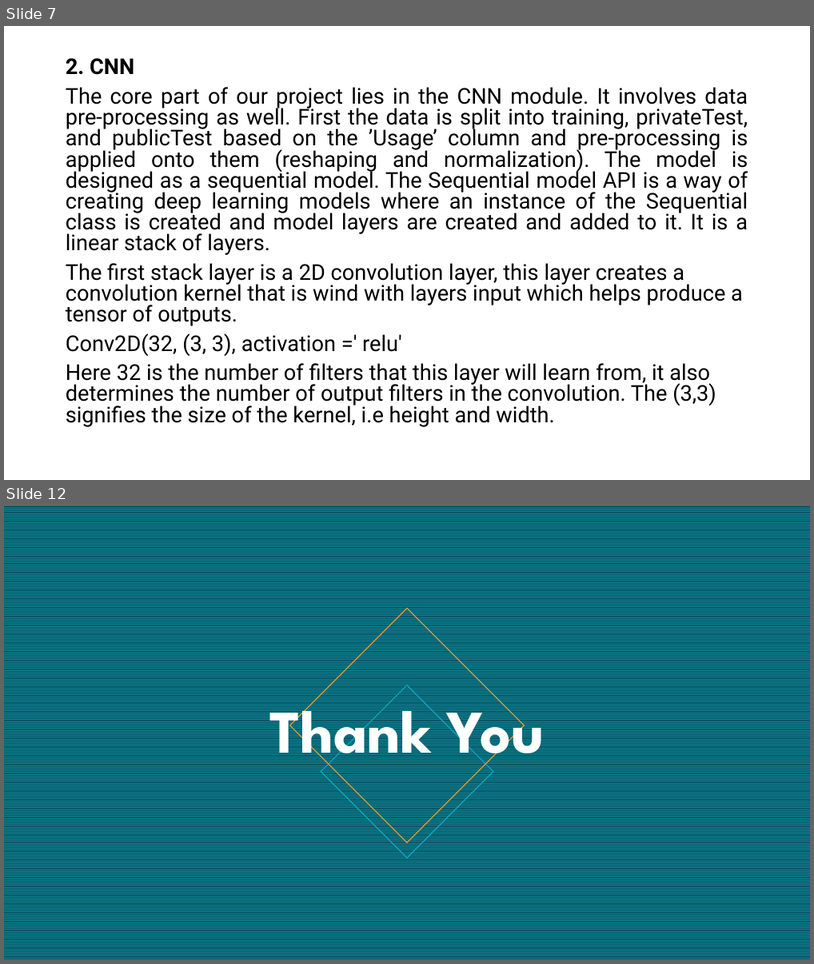
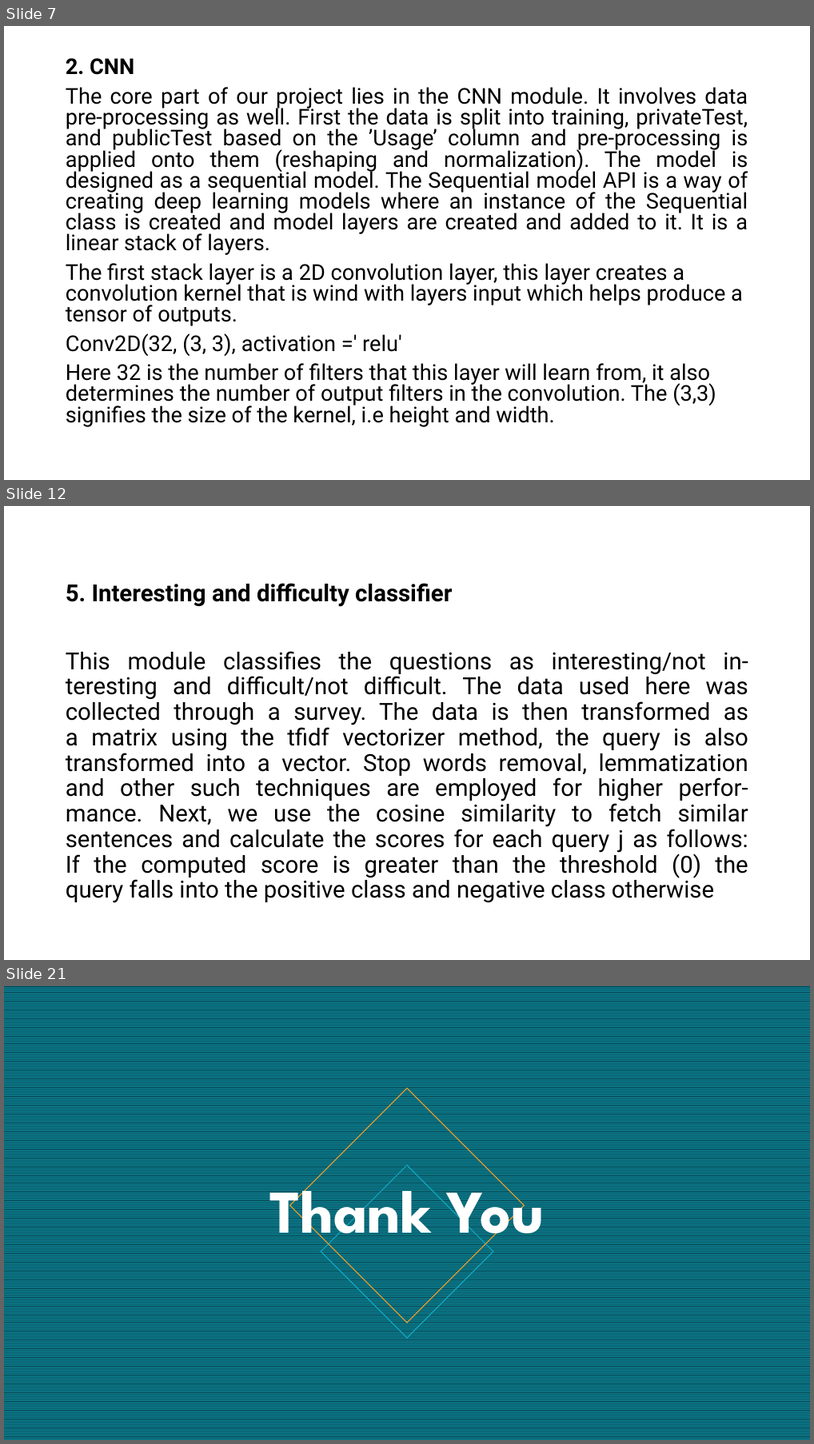
Before and after one commit to VaibhaveS/Focus, a slide deck: Documents/IP_Project.pptx. Shown one above the other, each under a label of ours: slides 7 and 12 before the commit, slides 7, 12 and 21 after it; the slides between them are not shown. The pictures are 814x964 and 814x1444 pixels, drawn with LibreOffice and Linux fonts; fonts in the diff are those of the drawing. Boxes give left, top, right and bottom in pixels: in the first picture for what was removed or moved away, otherwise in the second. Text is boxed around its words. In the diff, an @@ line names an element or a change of style, - is before the commit and + after.

```diff
--- a/Documents/IP_Project.pptx
+++ b/Documents/IP_Project.pptx
@@ slide 12 added at <box>4,506,810,960</box>, background #FFFFFF @@
@@ text added at <box>66,583,749,903</box>, 28 pt, text #000000 @@
+5. Interesting and difficulty classifier
+This module classifies the questions as interesting/not in-
+teresting and difficult/not difficult. The data used here was
+collected through a survey. The data is then transformed as
+a matrix using the tfidf vectorizer method, the query is also
+transformed into a vector. Stop words removal, lemmatization
+and other such techniques are employed for higher perfor-
+mance. Next, we use the cosine similarity to fetch similar
+sentences and calculate the scores for each query j as follows:
+If the computed score is greater than the threshold (0) the
+query falls into the positive class and negative class otherwise
@@ what was slide 12 is now slide 21 @@
```
Also in this commit, not shown: 8 slides changed, 8 other slides added.
